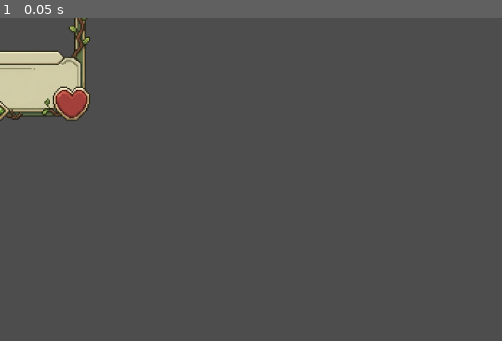
Above: before the commit, frame 1.
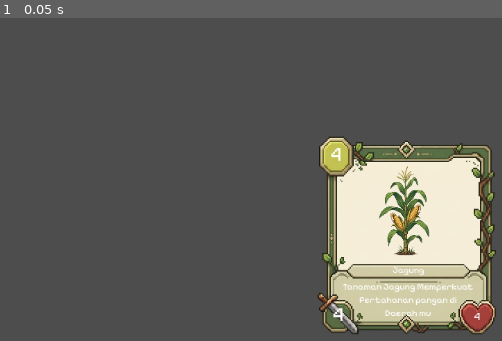
Above: after the commit, the same moment.

Repository: BloodLetters/Card-Game
Game: Godot game, scene res://Main.tscn
The game is run twice, just before and just after one commit, with the same random seed, the same clock (stepped at 60 frames per second) and the same inputs.
Inputs:
- Up to frame 1 (0.05 s): no input

The runs differ from the first frame. In frame 1, 23% of the frame differs, in the area x 0-99%, y 0-98%.

Commit message:
Adding Some Frame and plants

Diff:
--- a/Main.tscn
+++ b/Main.tscn
@@ -1,21 +1,8 @@
 [gd_scene format=3 uid="uid://co77xhcuhgbov"]
 
-[ext_resource type="Texture2D" uid="uid://b2xdc65rbuo45" path="res://Assets/Frame/Transparant/pertanian-frame.png" id="1_glv2v"]
-
-[sub_resource type="RectangleShape2D" id="RectangleShape2D_glv2v"]
-size = Vector2(256, 288)
+[ext_resource type="PackedScene" uid="uid://dhliqcmdrs0mn" path="res://Scene/Card/Card-Tumbuhan.tscn" id="1_glv2v"]
 
 [node name="Main" type="Node2D" unique_id=1924490806]
 
-[node name="Card" type="Node2D" parent="." unique_id=332095558]
-
-[node name="CardImage" type="Sprite2D" parent="Card" unique_id=1734667704]
-position = Vector2(-4.7683716e-07, -4.7683716e-07)
-scale = Vector2(0.299, 0.3)
-texture = ExtResource("1_glv2v")
-
-[node name="Area2D" type="Area2D" parent="Card" unique_id=1798393999]
-
-[node name="CollisionShape2D" type="CollisionShape2D" parent="Card/Area2D" unique_id=1465606665]
-position = Vector2(2, 6)
-shape = SubResource("RectangleShape2D_glv2v")
+[node name="Card" parent="." unique_id=1166963186 instance=ExtResource("1_glv2v")]
+position = Vector2(585, 308)
--- a/Scene/Card/Card-Tumbuhan.tscn
+++ b/Scene/Card/Card-Tumbuhan.tscn
@@ -1,11 +1,24 @@
 [gd_scene format=3 uid="uid://dhliqcmdrs0mn"]
 
+[ext_resource type="Texture2D" uid="uid://4bfgo6di8r1b" path="res://Assets/Frame/Background/bg-frame.jpeg" id="1_awmxc"]
 [ext_resource type="Texture2D" uid="uid://b2xdc65rbuo45" path="res://Assets/Frame/Transparant/pertanian-frame.png" id="1_rbosf"]
+[ext_resource type="Texture2D" uid="uid://b4jar1loqxxmf" path="res://Assets/Tumbuhan/Transparant/jagung.png" id="2_iaxbn"]
+[ext_resource type="FontFile" uid="uid://cryrdui7cf0pi" path="res://Assets/Font/Pixelify_Sans/PixelifySans-VariableFont_wght.ttf" id="4_0ldjp"]
 
 [sub_resource type="RectangleShape2D" id="RectangleShape2D_glv2v"]
 size = Vector2(256, 288)
 
 [node name="Card" type="Node2D" unique_id=1166963186]
+
+[node name="BgFrame" type="Sprite2D" parent="." unique_id=1426904014]
+position = Vector2(4.499996, -17.499992)
+scale = Vector2(0.46767238, 0.504)
+texture = ExtResource("1_awmxc")
+
+[node name="Jagung" type="Sprite2D" parent="." unique_id=540014801]
+position = Vector2(-0.49999714, -31)
+scale = Vector2(0.27494904, 0.26719055)
+texture = ExtResource("2_iaxbn")
 
 [node name="CardImage" type="Sprite2D" parent="." unique_id=1846319266]
 position = Vector2(-4.7683716e-07, -4.7683716e-07)
@@ -18,28 +31,54 @@
 position = Vector2(2, 6)
 shape = SubResource("RectangleShape2D_glv2v")
 
-[node name="HealthLabel" type="Label" parent="." unique_id=1145228026]
+[node name="Health" type="Label" parent="." unique_id=1145228026]
 offset_left = 84.0
 offset_top = 113.0
 offset_right = 122.0
 offset_bottom = 136.0
+theme_override_fonts/font = ExtResource("4_0ldjp")
 text = "4"
 horizontal_alignment = 1
 
-[node name="AttackLabel" type="Label" parent="." unique_id=953795580]
+[node name="Attack" type="Label" parent="." unique_id=953795580]
 offset_left = -117.0
 offset_top = 103.0
 offset_right = -79.0
 offset_bottom = 142.0
+theme_override_fonts/font = ExtResource("4_0ldjp")
 theme_override_font_sizes/font_size = 28
 text = "4"
 horizontal_alignment = 1
 
-[node name="CardLevelLabel" type="Label" parent="." unique_id=379407329]
+[node name="CardLevel" type="Label" parent="." unique_id=379407329]
 offset_left = -120.0
 offset_top = -128.0
 offset_right = -82.0
 offset_bottom = -89.0
+theme_override_fonts/font = ExtResource("4_0ldjp")
 theme_override_font_sizes/font_size = 28
 text = "4"
 horizontal_alignment = 1
+
+[node name="CardDescription" type="Label" parent="." unique_id=697552583]
+offset_left = -103.0
+offset_top = 72.0
+offset_right = 111.0
+offset_bottom = 132.0
+theme_override_fonts/font = ExtResource("4_0ldjp")
+theme_override_font_sizes/font_size = 13
+text = "Tanaman Jagung Memperkuat
+Pertahanan pangan di
+Daerah mu"
+horizontal_alignment = 1
+
+[node name="CardName" type="Label" parent="." unique_id=1717405147]
+offset_left = -76.0
+offset_top = 45.0
+offset_right = 85.0
+offset_bottom = 67.0
+theme_override_fonts/font = ExtResource("4_0ldjp")
+theme_override_font_sizes/font_size = 13
+text = "Jagung"
+horizontal_alignment = 1
+vertical_alignment = 1
Binary file added: Assets/Font/JetBrains_Mono/JetBrainsMono-Italic-VariableFont_wght.ttf
Not shown, added: Assets/Font/JetBrains_Mono/JetBrainsMono-Italic-VariableFont_wght.ttf.import
Binary file added: Assets/Font/JetBrains_Mono/JetBrainsMono-VariableFont_wght.ttf
Not shown, added: Assets/Font/JetBrains_Mono/JetBrainsMono-VariableFont_wght.ttf.import
Not shown, added: Assets/Font/JetBrains_Mono/OFL.txt
Not shown, added: Assets/Font/JetBrains_Mono/README.txt
Binary file added: Assets/Font/JetBrains_Mono/static/JetBrainsMono-Bold.ttf
Not shown, added: Assets/Font/JetBrains_Mono/static/JetBrainsMono-Bold.ttf.import
Binary file added: Assets/Font/JetBrains_Mono/static/JetBrainsMono-BoldItalic.ttf
Not shown, added: Assets/Font/JetBrains_Mono/static/JetBrainsMono-BoldItalic.ttf.import
Binary file added: Assets/Font/JetBrains_Mono/static/JetBrainsMono-ExtraBold.ttf
Not shown, added: Assets/Font/JetBrains_Mono/static/JetBrainsMono-ExtraBold.ttf.import
(and 306 more such lines)
